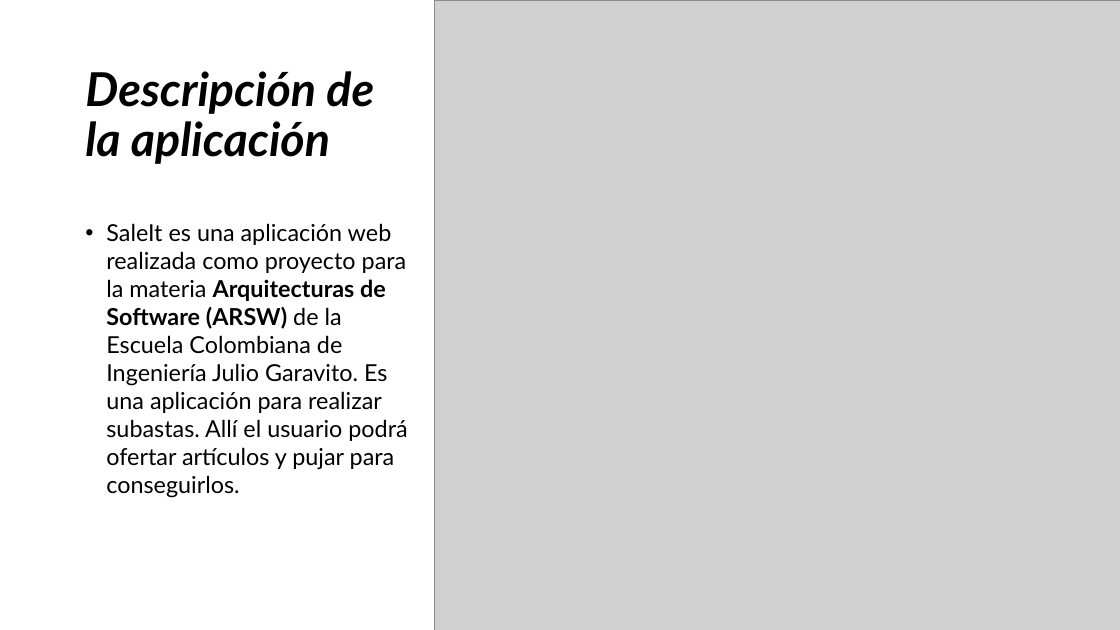
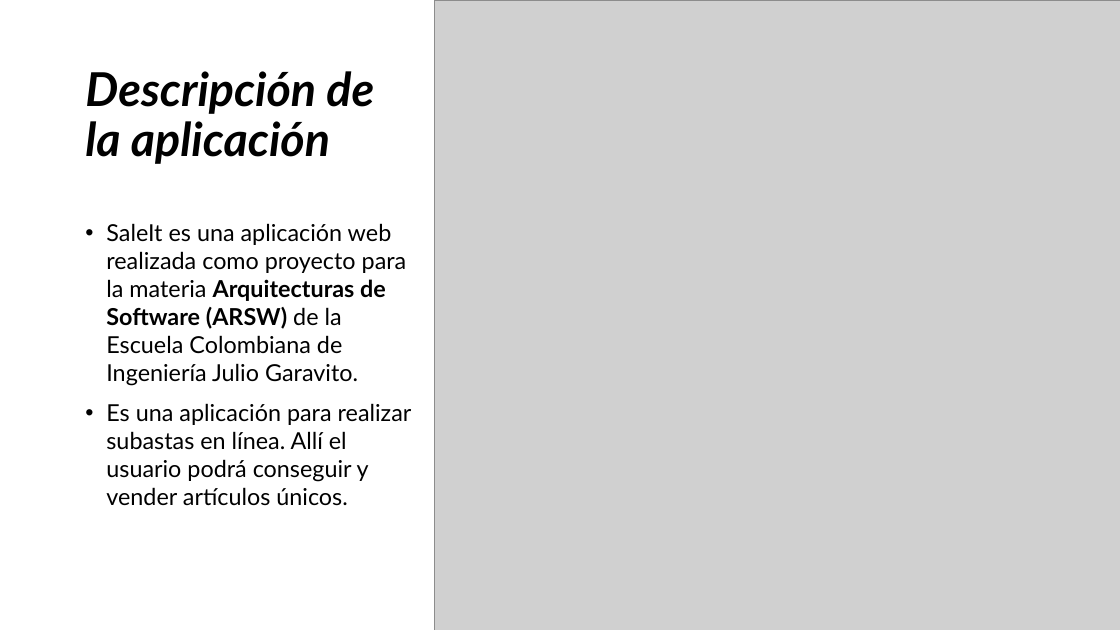
Before and after one commit to ARSW-Team-2020-2/EciGym, a slide deck: slide 2 of SaleIt-Presentacion.pptx. Drawn at 1120x630 pixels with LibreOffice and Linux fonts; fonts in the diff are those of the drawing; grey boxes stand for pictures. Boxes give left, top, right and bottom in pixels: in the first picture for what was removed or moved away, otherwise in the second. Text is boxed around its words. In the diff, an @@ line names an element or a change of style, - is before the commit and + after.

```diff
--- a/SaleIt-Presentacion.pptx
+++ b/SaleIt-Presentacion.pptx
@@ text at box(106, 223, 412, 506): text changed @@
-• SaleIt es una aplicación web realizada como proyecto para la materia Arquitecturas de Software (ARSW) de la Escuela Colombiana de Ingeniería Julio Garavito. Es una aplicación para realizar subastas. Allí el usuario podrá ofertar artículos y pujar para conseguirlos.
+• SaleIt es una aplicación web realizada como proyecto para la materia Arquitecturas de Software (ARSW) de la Escuela Colombiana de Ingeniería Julio Garavito.
+• Es una aplicación para realizar subastas en línea. Allí el usuario podrá conseguir y vender artículos únicos.
```
Also in this commit, not shown: 1 other file.
